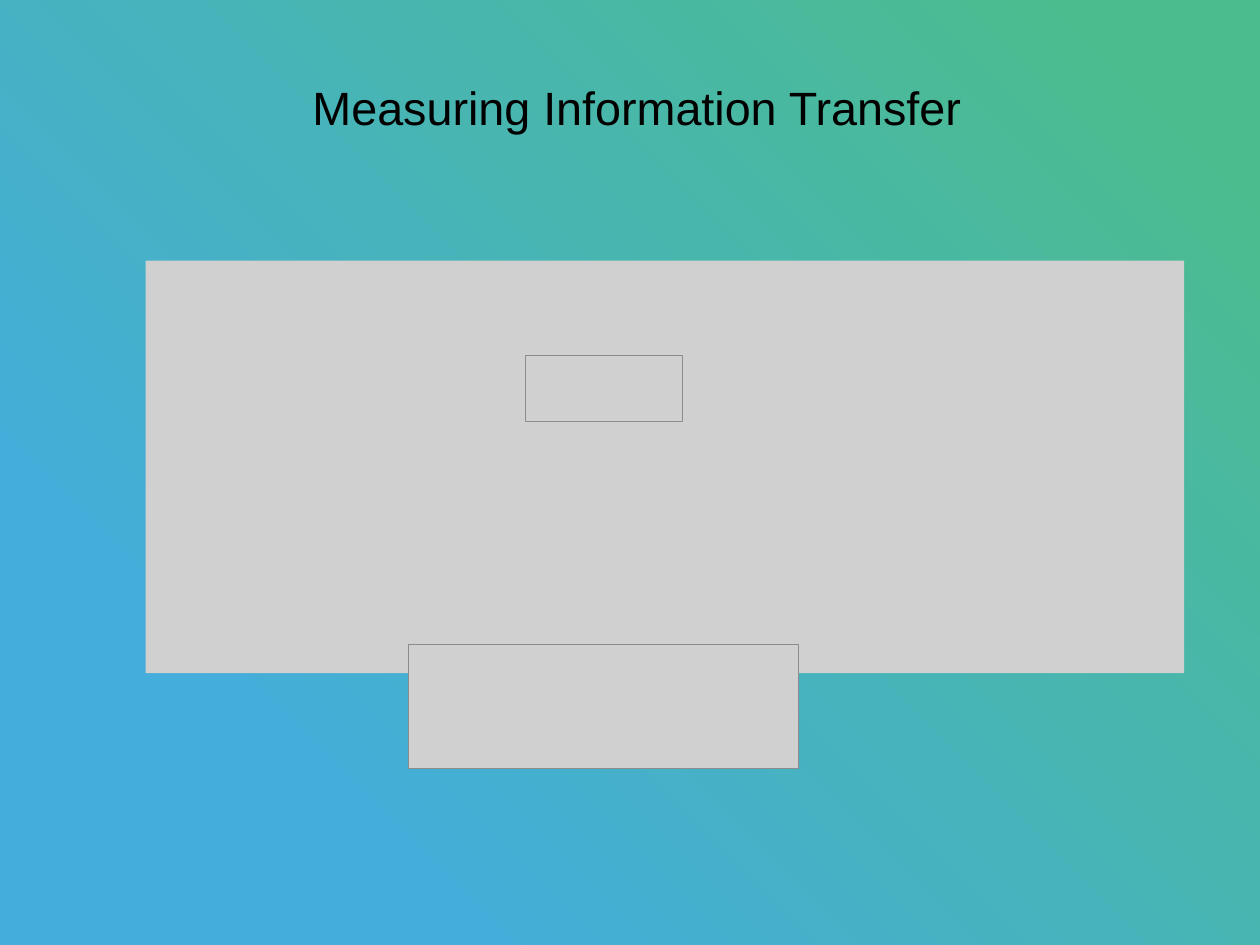
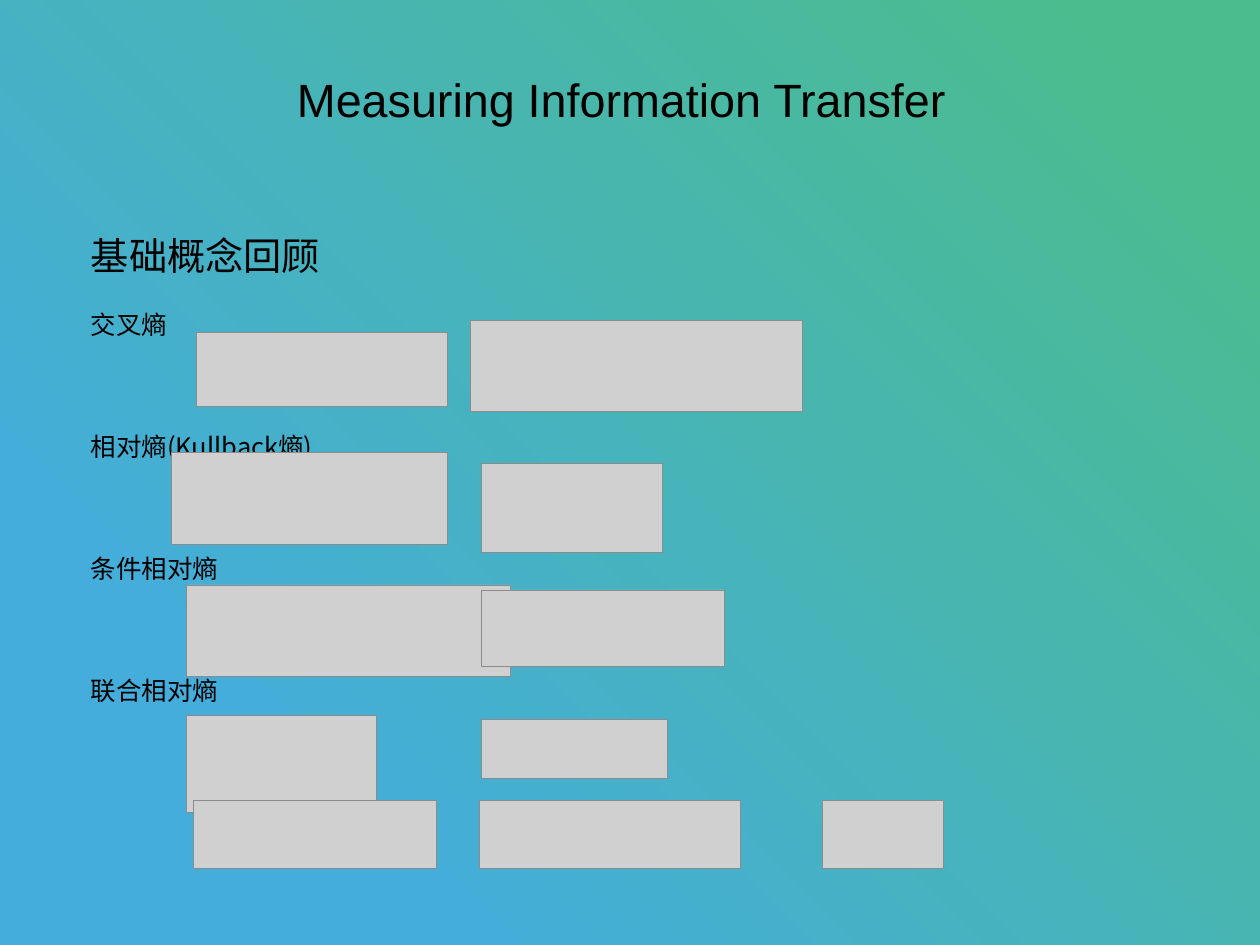
Before and after one commit to stan12138/daily, a slide deck: slide 4 of 转移熵.pptx (slide 8 before the commit). Drawn at 1260x945 pixels with LibreOffice and Linux fonts; fonts in the diff are those of the drawing; grey boxes stand for pictures. Boxes give left, top, right and bottom in pixels: in the first picture for what was removed or moved away, otherwise in the second. Text is boxed around its words. In the diff, an @@ line names an element or a change of style, - is before the commit and + after.

```diff
--- a/转移熵.pptx
+++ b/转移熵.pptx
@@ text "Measuring Information Transfer": place and size @@
-text "Measuring Information Transfer" at (312, 91, 961, 134)
+text "Measuring Information Transfer" at (297, 83, 945, 127)
@@ text added at (91, 237, 320, 702), 24 pt, text #000000 @@
+基础概念回顾
+交叉熵
+相对熵(Kullback熵)
+条件相对熵
+联合相对熵
@@ picture removed at (146, 261, 1184, 673) @@
@@ picture added at (471, 321, 802, 412) @@
@@ picture added at (196, 332, 448, 407) @@
@@ picture removed at (526, 356, 682, 421) @@
@@ picture added at (172, 452, 449, 544) @@
@@ picture added at (481, 464, 662, 552) @@
@@ picture added at (186, 585, 510, 677) @@
@@ picture added at (481, 590, 724, 666) @@
@@ picture removed at (409, 645, 799, 769) @@
@@ picture added at (186, 715, 376, 811) @@
@@ picture added at (481, 720, 668, 779) @@
@@ picture added at (193, 800, 437, 869) @@
@@ picture added at (479, 801, 740, 869) @@
@@ picture added at (823, 800, 944, 869) @@
```
Also in this commit, not shown: 7 other slides changed, 1 slide added, 5 slides removed, 2 other files.
